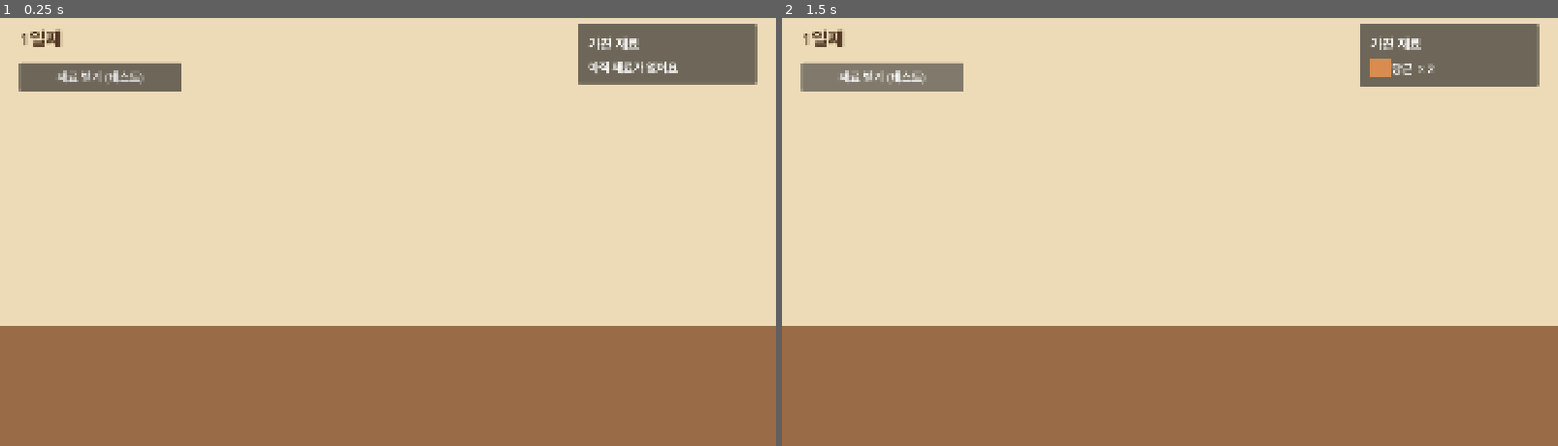
Above: before the commit, frames 1-2 (left to right).
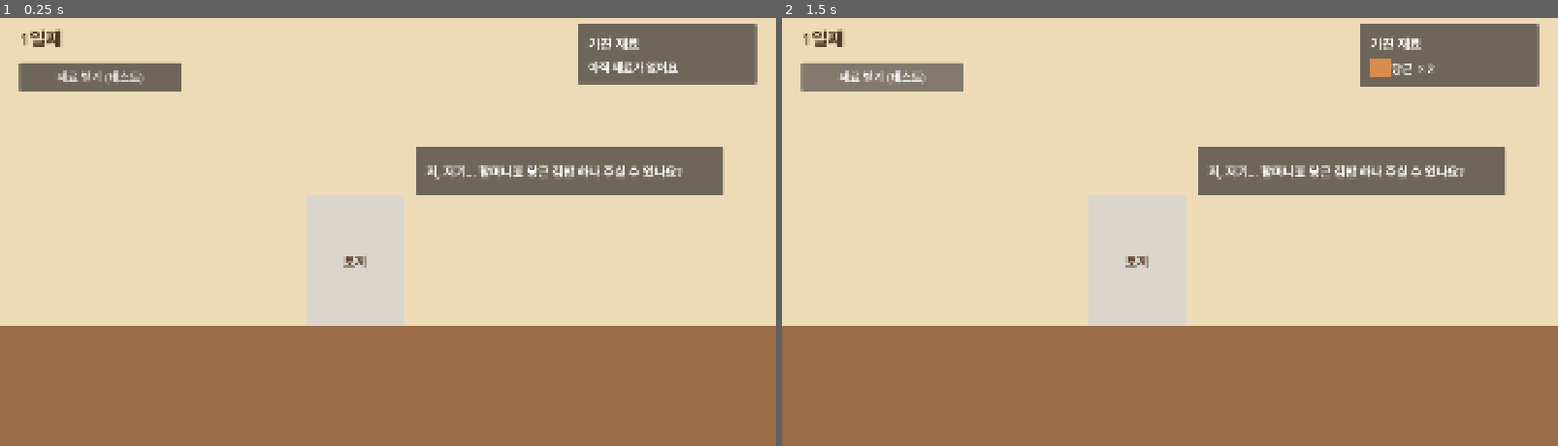
Above: after the commit, the same moments.

Repository: jhoseong6881-debug/grandmas-kitchen
Game: Godot game, scene res://scenes/kitchen/kitchen.tscn
Same seed, same stepped clock (60 frames per second), same inputs: the game is played once before the commit and once after it.
Inputs:
- Up to frame 1 (0.25 s): no input
- Up to frame 2 (1.5 s): click "재료 받기 (테스트)" at 0.5 s; click "재료 받기 (테스트)" at 1.25 s

The runs differ from the first frame. In frame 1, 4.6% of the frame differs, in the area x 44-94%, y 30-59%; in frame 2, 4.6%.

Commit message:
손님 주문 받기: 토끼 손님과 말풍선 추가
- AnimalGuest에 손님 그림(portrait), 주문 대사(order_line) 추가
- 첫 손님 데이터 rabbit 추가
- 손님 자리(GuestSpot): 임시 사각형, 이름, 주문 말풍선
- 부엌이 열리면 손님을 불러 좋아하는 요리 중 하나를 주문받음
- art-todo에 토끼 그림, 말풍선 추가

Co-Authored-By: Claude Opus 5.5 <noreply@anthropic.com>

Diff:
--- /dev/null
+++ b/data/guests/rabbit.tres
@@ -0,0 +1,17 @@
+[gd_resource type="Resource" script_class="AnimalGuest" format=3]
+
+[ext_resource type="Script" path="res://scripts/data/animal_guest.gd" id="1_guest"]
+[ext_resource type="Script" path="res://scripts/data/recipe.gd" id="2_recipe"]
+[ext_resource type="Script" path="res://scripts/data/ingredient.gd" id="3_ingredient"]
+[ext_resource type="Resource" path="res://data/recipes/carrot_kimbop.tres" id="4_kimbop"]
+[ext_resource type="Resource" path="res://data/ingredients/carrot.tres" id="5_carrot"]
+
+[resource]
+script = ExtResource("1_guest")
+id = &"rabbit"
+display_name = "토끼"
+personality = "수줍음이 많지만 당근 이야기만 나오면 말이 많아진다."
+favorite_recipes = Array[ExtResource("2_recipe")]([ExtResource("4_kimbop")])
+payment_ingredients = Array[ExtResource("3_ingredient")]([ExtResource("5_carrot")])
+order_line = "저, 저기... {recipe} 하나 주실 수 있나요?"
+dialogue_lines = Array[String](["안녕하세요... 여기 밥집 다시 연 거 맞죠?", "할머니 김밥, 정말 그리웠어요."])
--- /dev/null
+++ b/scenes/kitchen/guest_spot.tscn
@@ -0,0 +1,62 @@
+[gd_scene format=3]
+
+[ext_resource type="Script" path="res://scripts/kitchen/guest_spot.gd" id="1_spot"]
+
+[node name="GuestSpot" type="Control"]
+layout_mode = 3
+anchors_preset = 0
+offset_right = 1040.0
+offset_bottom = 480.0
+mouse_filter = 2
+script = ExtResource("1_spot")
+
+[node name="PortraitPlaceholder" type="ColorRect" parent="."]
+unique_name_in_owner = true
+layout_mode = 0
+offset_top = 160.0
+offset_right = 240.0
+offset_bottom = 480.0
+color = Color(0.86, 0.84, 0.8, 1)
+
+[node name="Portrait" type="TextureRect" parent="."]
+unique_name_in_owner = true
+visible = false
+layout_mode = 0
+offset_top = 160.0
+offset_right = 240.0
+offset_bottom = 480.0
+expand_mode = 1
+stretch_mode = 5
+
+[node name="NameLabel" type="Label" parent="."]
+unique_name_in_owner = true
+layout_mode = 0
+offset_top = 290.0
+offset_right = 240.0
+offset_bottom = 350.0
+theme_override_colors/font_color = Color(0.32, 0.22, 0.14, 1)
+theme_override_font_sizes/font_size = 32
+text = "손님"
+horizontal_alignment = 1
+vertical_alignment = 1
+
+[node name="SpeechBubble" type="PanelContainer" parent="."]
+layout_mode = 0
+offset_left = 270.0
+offset_top = 40.0
+offset_right = 1030.0
+offset_bottom = 160.0
+
+[node name="Margin" type="MarginContainer" parent="SpeechBubble"]
+layout_mode = 2
+theme_override_constants/margin_left = 24
+theme_override_constants/margin_top = 20
+theme_override_constants/margin_right = 24
+theme_override_constants/margin_bottom = 20
+
+[node name="BubbleText" type="Label" parent="SpeechBubble/Margin"]
+unique_name_in_owner = true
+layout_mode = 2
+theme_override_font_sizes/font_size = 30
+text = "주문"
+autowrap_mode = 3
--- a/scenes/kitchen/kitchen.tscn
+++ b/scenes/kitchen/kitchen.tscn
@@ -3,6 +3,7 @@
 [ext_resource type="Script" path="res://scripts/kitchen/kitchen.gd" id="1_kitchen"]
 [ext_resource type="PackedScene" path="res://scenes/ui/inventory_panel.tscn" id="2_inventory"]
 [ext_resource type="Resource" path="res://data/ingredients/carrot.tres" id="3_carrot"]
+[ext_resource type="PackedScene" path="res://scenes/kitchen/guest_spot.tscn" id="4_guest_spot"]
 
 [node name="Kitchen" type="Control"]
 layout_mode = 3
@@ -33,6 +34,14 @@
 grow_horizontal = 2
 grow_vertical = 0
 color = Color(0.6, 0.42, 0.28, 1)
+
+[node name="GuestSpot" parent="." instance=ExtResource("4_guest_spot")]
+unique_name_in_owner = true
+layout_mode = 0
+offset_left = 760.0
+offset_top = 300.0
+offset_right = 1800.0
+offset_bottom = 780.0
 
 [node name="DayLabel" type="Label" parent="."]
 unique_name_in_owner = true
--- a/scripts/data/animal_guest.gd
+++ b/scripts/data/animal_guest.gd
@@ -6,10 +6,14 @@
 @export var id: StringName = &""
 ## 화면에 보이는 이름 (예: 토끼 할멈)
 @export var display_name: String = ""
+## 손님 그림. 비워 두면 임시 도형으로 표시한다.
+@export var portrait: Texture2D
 @export_multiline var personality: String = ""
 @export var favorite_recipes: Array[Recipe] = []
 @export var disliked_recipes: Array[Recipe] = []
 ## 밥값으로 내는 재료
 @export var payment_ingredients: Array[Ingredient] = []
+## 주문할 때 하는 말. {recipe} 자리에 요리 이름이 들어간다.
+@export var order_line: String = "{recipe} 주세요!"
 ## 손님이 하는 말. 한 줄에 대사 하나.
 @export_multiline var dialogue_lines: Array[String] = []
--- /dev/null
+++ b/scripts/kitchen/guest_spot.gd
@@ -0,0 +1,27 @@
+class_name GuestSpot
+extends Control
+## 조리대 앞 손님 자리. 손님 모습과 주문 말풍선을 보여 준다.
+## 누가 무엇을 주문할지는 정하지 않는다. 부엌(Kitchen)이 정해서 show_order 로 알려 준다.
+
+@onready var _portrait: TextureRect = %Portrait
+@onready var _portrait_placeholder: ColorRect = %PortraitPlaceholder
+@onready var _name_label: Label = %NameLabel
+@onready var _bubble_text: Label = %BubbleText
+
+
+func _ready() -> void:
+	hide()
+
+
+func show_order(guest: AnimalGuest, recipe: Recipe) -> void:
+	var has_portrait: bool = guest.portrait != null
+	_portrait.texture = guest.portrait
+	_portrait.visible = has_portrait
+	_portrait_placeholder.visible = not has_portrait
+	_name_label.text = guest.display_name
+	_bubble_text.text = guest.order_line.format({"recipe": recipe.display_name})
+	show()
+
+
+func clear() -> void:
+	hide()
--- a/scripts/kitchen/kitchen.gd
+++ b/scripts/kitchen/kitchen.gd
@@ -6,14 +6,35 @@
 ## 테스트 버튼을 누르면 받는 재료. 실제로 재료를 얻는 흐름이 생기면 버튼과 함께 지운다.
 @export var test_ingredient: Ingredient
 
+## 지금 와 있는 손님과 그 손님의 주문. 손님이 없으면 null.
+var current_guest: AnimalGuest
+var current_order: Recipe
+
 @onready var _day_label: Label = %DayLabel
 @onready var _test_button: Button = %TestButton
+@onready var _guest_spot: GuestSpot = %GuestSpot
 
 
 func _ready() -> void:
 	GameState.day_changed.connect(_on_day_changed)
 	_test_button.pressed.connect(_on_test_button_pressed)
 	_on_day_changed(GameState.current_day)
+	_call_next_guest()
+
+
+## data/guests 의 손님 중 한 명을 불러, 그 손님이 좋아하는 요리 중 하나를 주문받는다.
+func _call_next_guest() -> void:
+	var guests: Array[AnimalGuest] = GameData.get_all_guests()
+	if guests.is_empty():
+		push_warning("data/guests 에 손님이 없습니다")
+		return
+	var guest: AnimalGuest = guests.pick_random()
+	if guest.favorite_recipes.is_empty():
+		push_warning("손님 '%s'의 Favorite Recipes 가 비어 있어 주문할 수 없습니다" % guest.id)
+		return
+	current_guest = guest
+	current_order = guest.favorite_recipes.pick_random()
+	_guest_spot.show_order(current_guest, current_order)
 
 
 func _on_day_changed(new_day: int) -> void:
Not shown, added: scripts/kitchen/guest_spot.gd.uid
Not shown, removed: data/guests/.gitkeep
Not shown, changed: docs/art-todo.md
